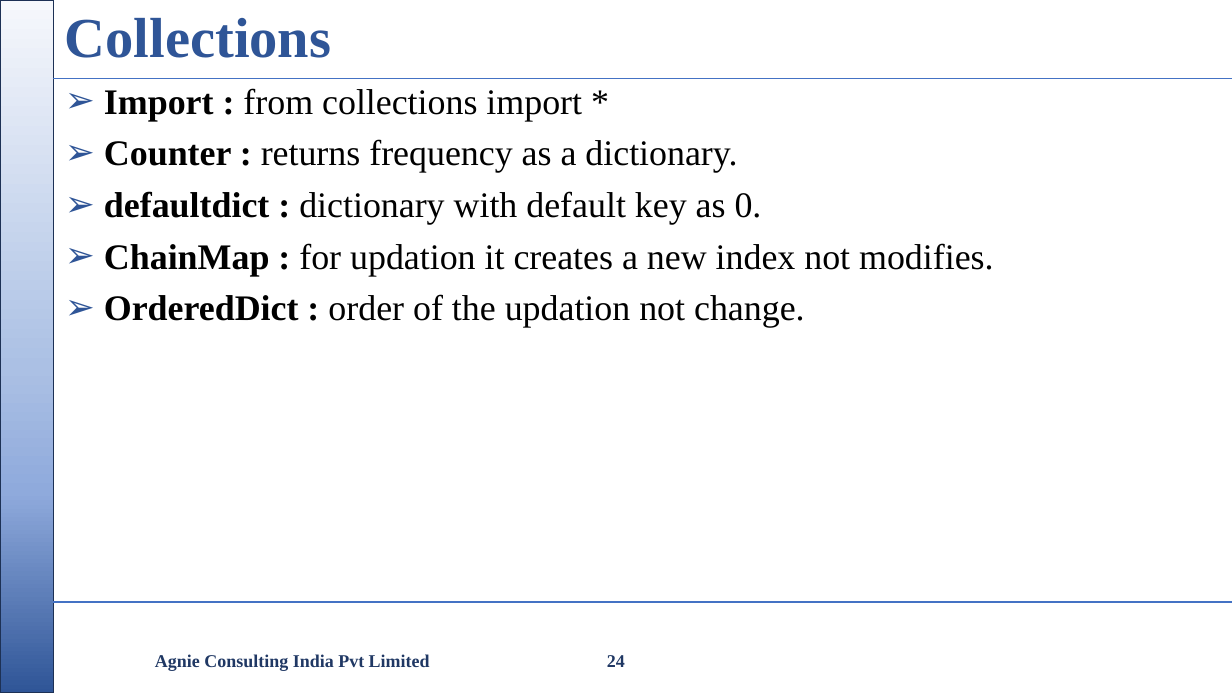
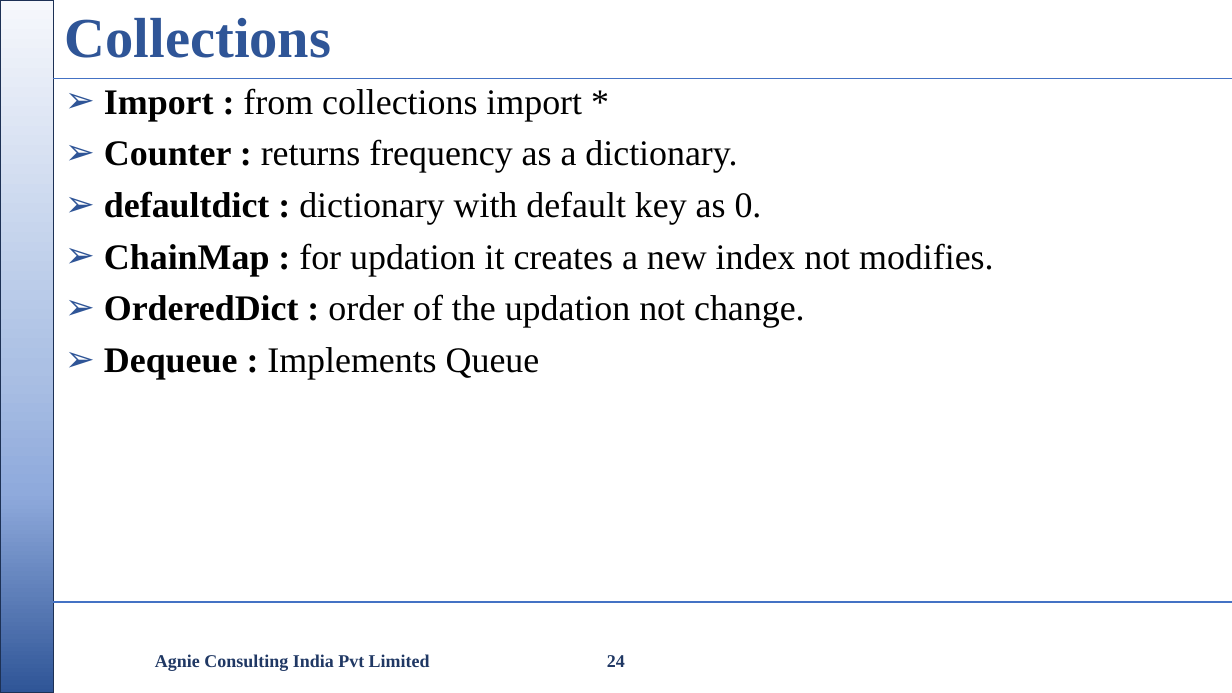
Before and after one commit to nikishdaniel1-del/Python-Cls, a slide deck: slide 24 of python class/Python Class.pptx. Drawn at 1232x693 pixels with LibreOffice and Linux fonts; fonts in the diff are those of the drawing; background and template pictures are left out. Boxes give left, top, right and bottom in pixels: in the first picture for what was removed or moved away, otherwise in the second. Text is boxed around its words. In the diff, an @@ line names an element or a change of style, - is before the commit and + after.

```diff
--- a/python class/Python Class.pptx
+++ b/python class/Python Class.pptx
@@ text at [104, 347, 540, 380]: paragraph added @@
+➢ Dequeue : Implements Queue
```
Also in this commit, not shown: 4 other slides changed, 5 other files.
